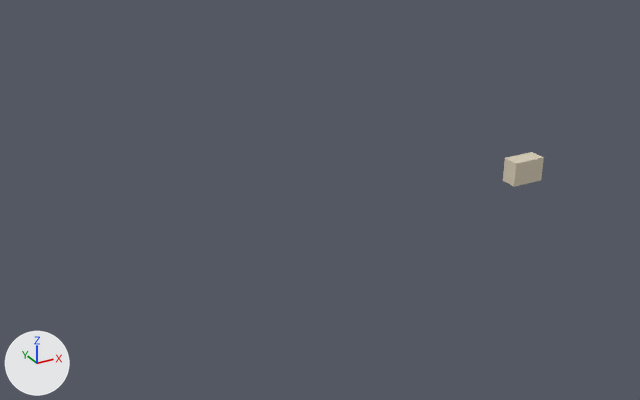
What one commit did to the FBX model samples/fbx/sample_FBX201100_binary.fbx.
One viewpoint serves both versions: a camera (50 mm lens) standing at (-83.7, -87.8, 51.1) and looking at (-28.7, 12.2, 1.1). The lights are fixed; the arrows at lower left show +X, +Y and +Z.

The older version as bpy lines, for what is in view:
```python
me_mesh = bpy.data.meshes.new('Mesh')
me_mesh.from_pydata(...)  # a box spanning x -2.5..2.5, y -1.25..1.25, z 0.0..3.5
me_mesh.materials.append(mat_01___default)  # light grey #ded3bc
ob_box001 = bpy.data.objects.new('Box001', me_mesh)
ob_box001.location = (-1.5, 1.5, 2.5)
```
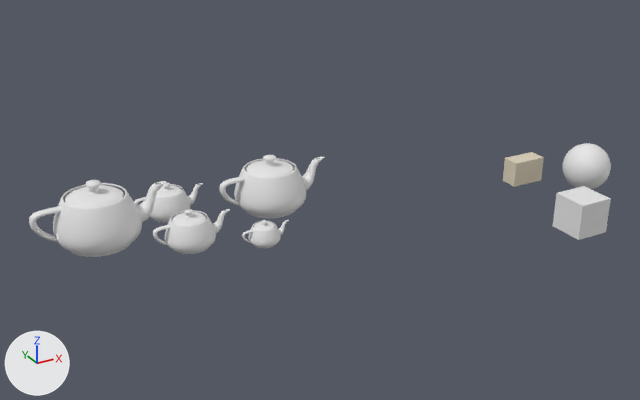
Commit message: samples updated

Boxes [x1, y1, x2, y2] around the edits, measured in the pictures (640 x 400 px):
'Teapot_as_box', added: after [29, 180, 167, 257]
'Teapot_default', added: after [219, 155, 325, 218]
'Cube', added: after [553, 186, 611, 240]
'Teapot_frozen', added: after [153, 209, 230, 254]
'Sphere001', added: after [563, 143, 611, 189]
'Teapot_no_render', added: after [134, 182, 203, 222]
'Teapot_invisible', added: after [242, 220, 289, 248]

The change in detail:
Mesh me_mesh_006 is new.
It has 821 vertices, 800 faces and spans x -5.11..5.85, y -3.41..3.41, z 0.0..5.37.
Mesh me_mesh_002 is new.
It is a UV sphere (32 segments, 16 rings, poles along z) spanning x -3.5..3.5, y -3.5..3.5, z -3.5..3.5.
Mesh me_mesh_001 is new.
It is a box spanning x -2.5..2.5, y -2.5..2.5, z 0.0..5.0.
Mesh me_mesh_003 is new.
It has 2081 vertices, 2048 faces and spans x -7.5..8.6, y -5.0..5.0, z 0.0..7.9.
Mesh me_mesh_004 is new.
It has 2081 vertices, 2048 faces and spans x -3.09..3.54, y -2.06..2.06, z 0.0..3.25.
Mesh me_mesh_007 is new.
It has 821 vertices, 800 faces and spans x -8.3..9.5, y -5.5..5.5, z 0.0..8.7.
Mesh me_mesh_005 is new.
It has 821 vertices, 800 faces and spans x -4.88..5.58, y -3.25..3.25, z 0.0..5.12.
Object 'Teapot_no_render' (ob_teapot_no_render) is new; it shows me_mesh_006.
Its location is (-45.0, 30.0, -5.0).
Object 'Sphere001' (ob_sphere001) is new; it shows me_mesh_002.
Its location is (11.5, 2.0, 2.0).
Object 'Cube' (ob_cube) is new; it shows me_mesh_001.
Its location is (0.5, -8.5, -1.5).
Object 'Teapot_default' (ob_teapot_default) is new; it shows me_mesh_003.
Its location is (-35.0, 15.0, 0.0).
Object 'Teapot_invisible' (ob_teapot_invisible) is new; it shows me_mesh_004.
Its location is (-40.5, 5.5, 0.0).
Object 'Teapot_as_box' (ob_teapot_as_box) is new; it shows me_mesh_007.
Its location is (-59.1, 15.6, 0.0).
Object 'Teapot_frozen' (ob_teapot_frozen) is new; it shows me_mesh_005.
Its location is (-49.1, 9.3, 0.0).
